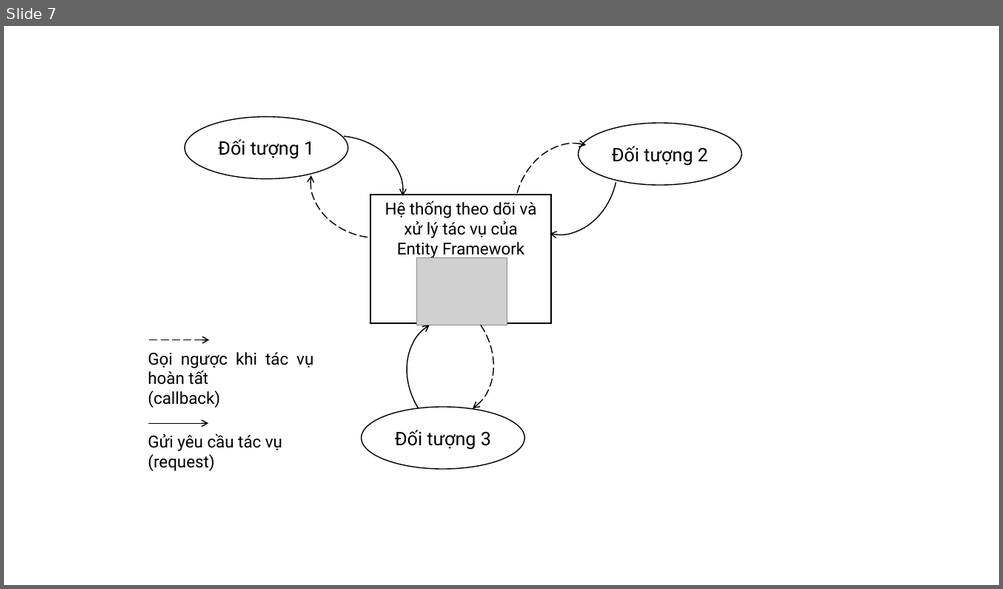
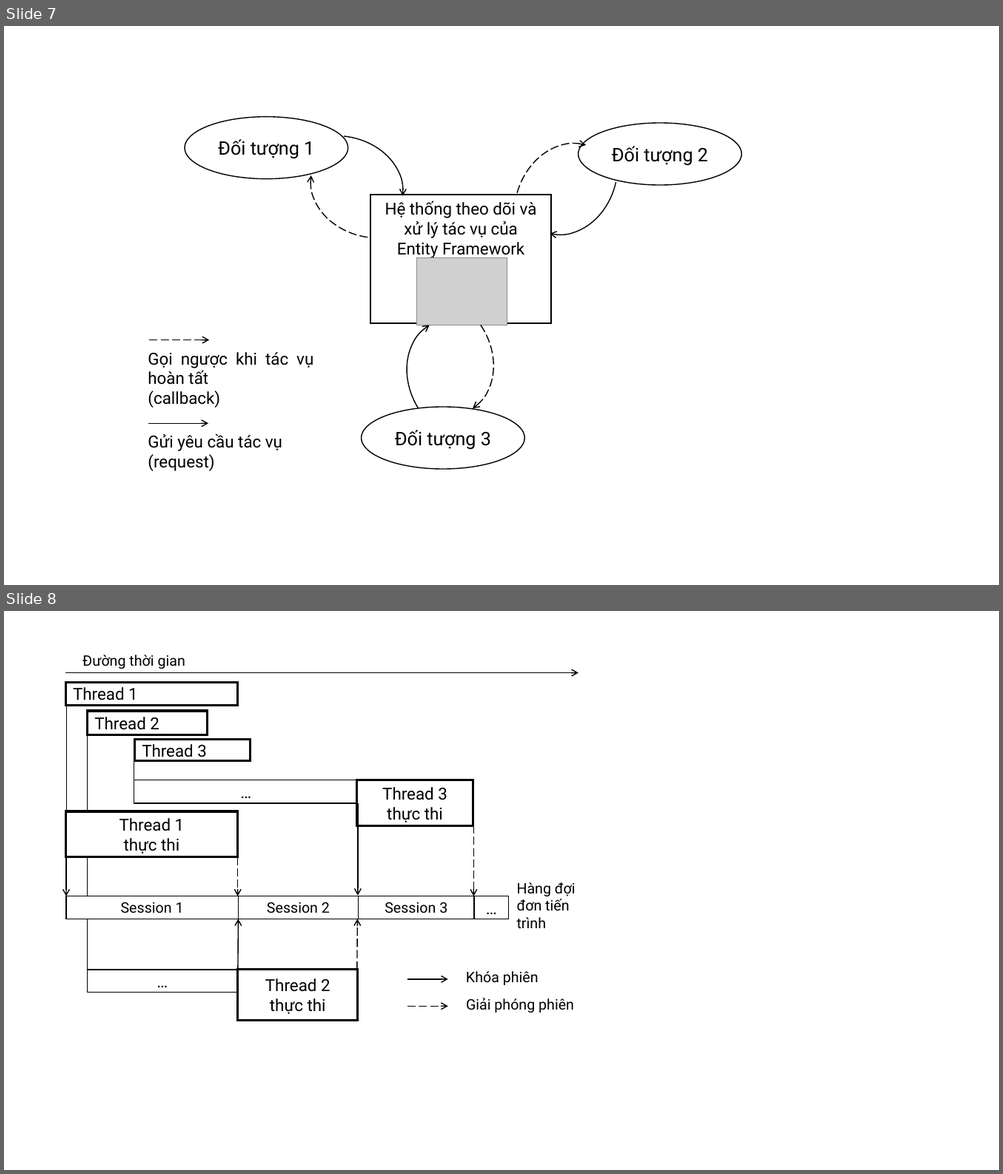
Before and after one commit to tuanhud/QuanLyTaiSan, a slide deck: _BaoCao/quocdunginfo/EF features model.pptx. Shown one above the other, each under a label of ours: slide 7 before the commit, slides 7 and 8 after it. The pictures are 1003x589 and 1003x1174 pixels, drawn with LibreOffice and Linux fonts; fonts in the diff are those of the drawing; grey boxes stand for pictures. Boxes give left, top, right and bottom in pixels: in the first picture for what was removed or moved away, otherwise in the second. Text is boxed around its words. In the diff, an @@ line names an element or a change of style, - is before the commit and + after.

```diff
--- a/_BaoCao/quocdunginfo/EF features model.pptx
+++ b/_BaoCao/quocdunginfo/EF features model.pptx
@@ slide 8 added at [4,611,999,1170], background #FFFFFF @@
@@ text added at [82,655,185,669], 14 pt, text #000000 @@
+Đường thời gian
@@ arrow added from (66, 673) to (578, 673), #000000 1 pt @@
@@ rectangle added at [66,683,239,706], fill #FFFFFF, outline #000000 2.25 pt, 16 pt, text #000000 @@
+Thread 1
@@ line added from (66, 706) to (66, 812), #000000 0.5 pt @@
@@ rectangle added at [88,711,208,735], fill #FFFFFF, outline #000000 2.25 pt, 16 pt, text #000000 @@
+Thread 2
@@ line added from (88, 735) to (88, 993), #000000 0.5 pt @@
@@ rectangle added at [134,739,250,761], fill #FFFFFF, outline #000000 2.25 pt, 16 pt, text #000000 @@
+Thread 3
@@ line added from (134, 760) to (134, 780), #000000 0.5 pt @@
@@ rectangle added at [134,780,358,803], fill #FFFFFF, outline #000000 1 pt, 16 pt, text #000000 @@
+…
@@ rectangle added at [357,780,472,826], fill #FFFFFF, outline #000000 2.25 pt, 16 pt, text #000000 @@
+Thread 3
+thực thi
@@ arrow added from (358, 803) to (358, 896), #000000 1 pt @@
@@ arrow added from (473, 803) to (473, 897), #000000 1 pt dashed @@
@@ rectangle added at [66,812,239,857], fill #FFFFFF, outline #000000 2.25 pt, 16 pt, text #000000 @@
+Thread 1
+thực thi
@@ arrow added from (66, 857) to (66, 897), #000000 1 pt @@
@@ arrow added from (238, 857) to (238, 897), #000000 1 pt dashed @@
@@ rectangle added at [66,897,239,920], fill #FFFFFF, outline #000000 1 pt, 14 pt, text #000000 @@
+Session 1
@@ rectangle added at [239,897,358,920], fill #FFFFFF, outline #000000 1 pt, 14 pt, text #000000 @@
+Session 2
@@ rectangle added at [358,897,474,920], fill #FFFFFF, outline #000000 1 pt, 14 pt, text #000000 @@
+Session 3
@@ rectangle added at [474,897,509,920], fill #FFFFFF, outline #000000 1 pt, 16 pt, text #000000 @@
+…
@@ text added at [517,883,575,928], 14 pt, text #000000 @@
+Hàng đợi
+đơn tiến trình
@@ arrow added from (238, 995) to (239, 919), #000000 1 pt @@
@@ arrow added from (357, 970) to (358, 919), #000000 1 pt dashed @@
@@ rectangle added at [88,970,238,993], fill #FFFFFF, outline #000000 1 pt, 16 pt, text #000000 @@
+…
@@ rectangle added at [238,970,358,1021], fill #FFFFFF, outline #000000 2.25 pt, 16 pt, text #000000 @@
+Thread 2
+thực thi
@@ arrow added from (407, 980) to (448, 980), #000000 1 pt @@
@@ text added at [466,971,538,985], 14 pt, text #000000 @@
+Khóa phiên
@@ arrow added from (407, 1006) to (448, 1006), #000000 1 pt dashed @@
@@ text added at [466,998,574,1013], 14 pt, text #000000 @@
+Giải phóng phiên
```
Also in this commit, not shown: 2 other files.
